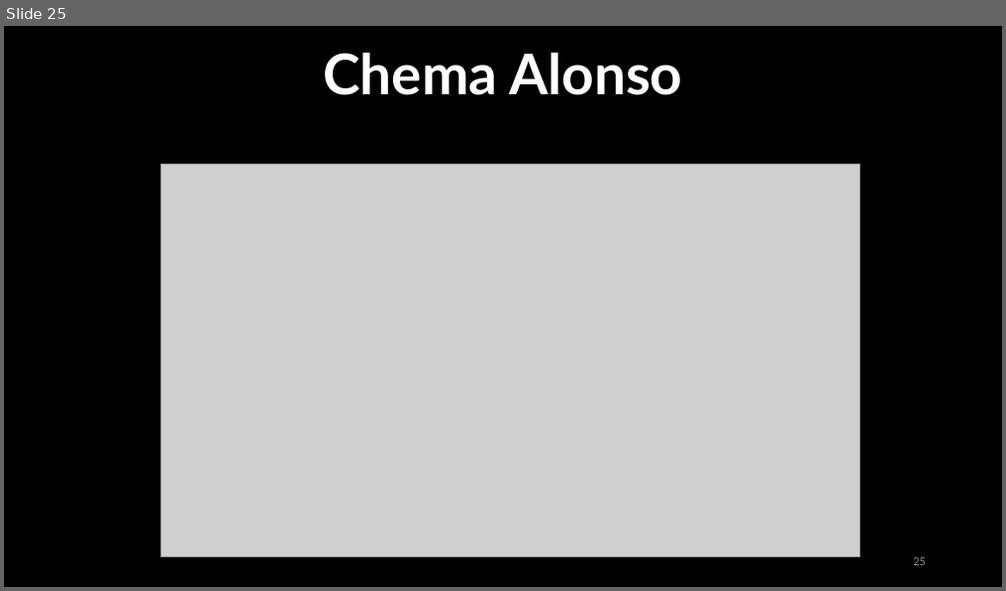
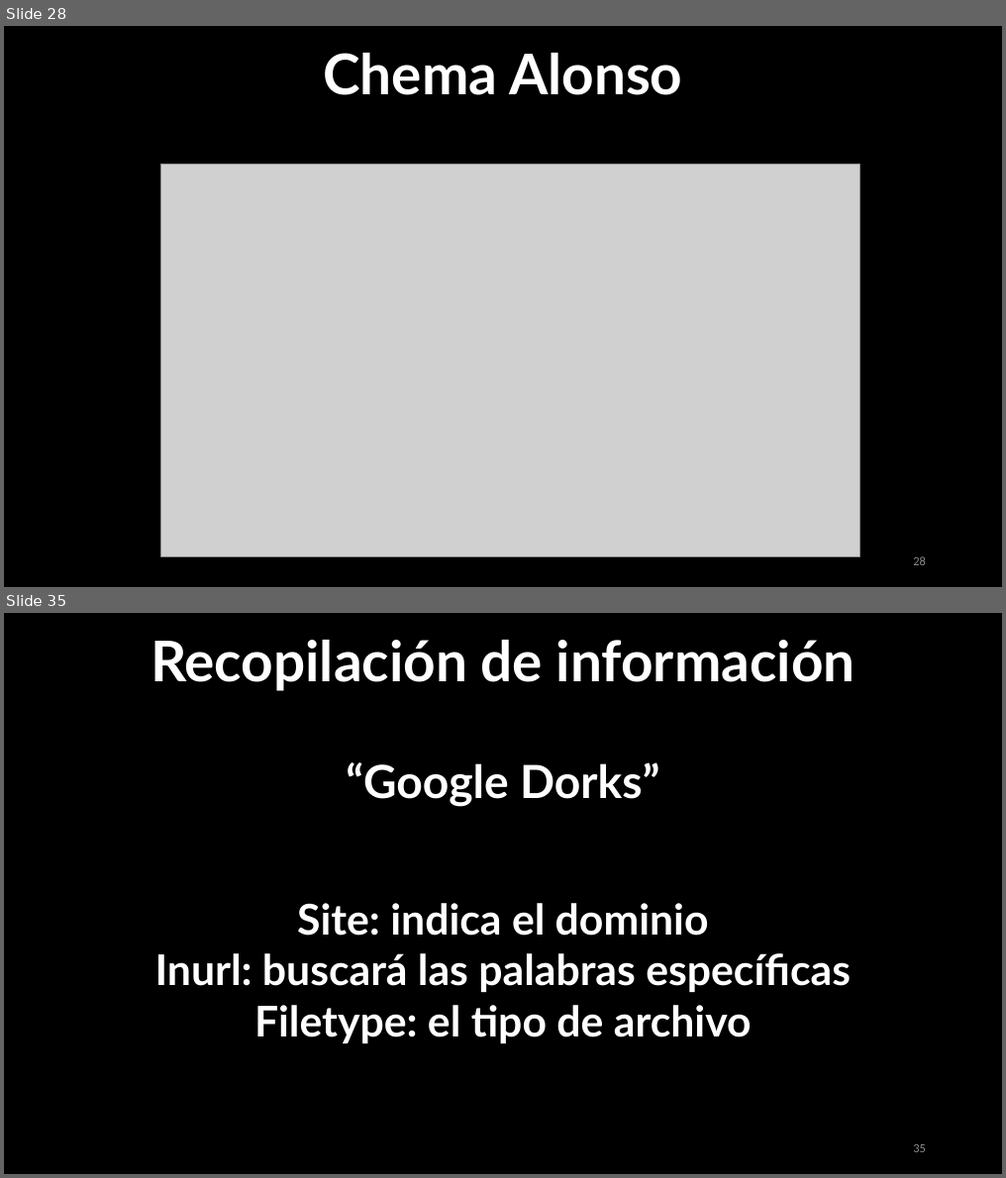
Before and after one commit to urcuqui/WhiteHat, a slide deck: My courses/Club Hack1ng/Social Engineering/2018-2/sesion1.pptx. Shown one above the other, each under a label of ours: slide 25 before the commit, slides 28 and 35 after it; the slides between them are not shown. The pictures are 1006x591 and 1006x1178 pixels, drawn with LibreOffice and Linux fonts; fonts in the diff are those of the drawing; grey boxes stand for pictures. Boxes give left, top, right and bottom in pixels: in the first picture for what was removed or moved away, otherwise in the second. Text is boxed around its words. In the diff, an @@ line names an element or a change of style, - is before the commit and + after.

```diff
--- a/My courses/Club Hack1ng/Social Engineering/2018-2/sesion1.pptx
+++ b/My courses/Club Hack1ng/Social Engineering/2018-2/sesion1.pptx
@@ slide 35 added at (4,613,1002,1174), background #000000 @@
@@ text added at (151,640,855,691), 54 pt, text #FFFFFF, bold @@
+Recopilación de información
@@ text added at (346,762,659,807), 44 pt, text #FFFFFF, bold @@
+“Google Dorks”
@@ text added at (155,903,850,1044), 40.7 pt, text #FFFFFF, bold @@
+Site: indica el dominio
+Inurl: buscará las palabras específicas
+Filetype: el tipo de archivo
@@ page number added at (913,1145,926,1153), 12 pt, text #8C8C8C @@
+35
@@ what was slide 25 is now slide 28 @@
```
Also in this commit, not shown: 3 slides changed, 23 other slides added.
